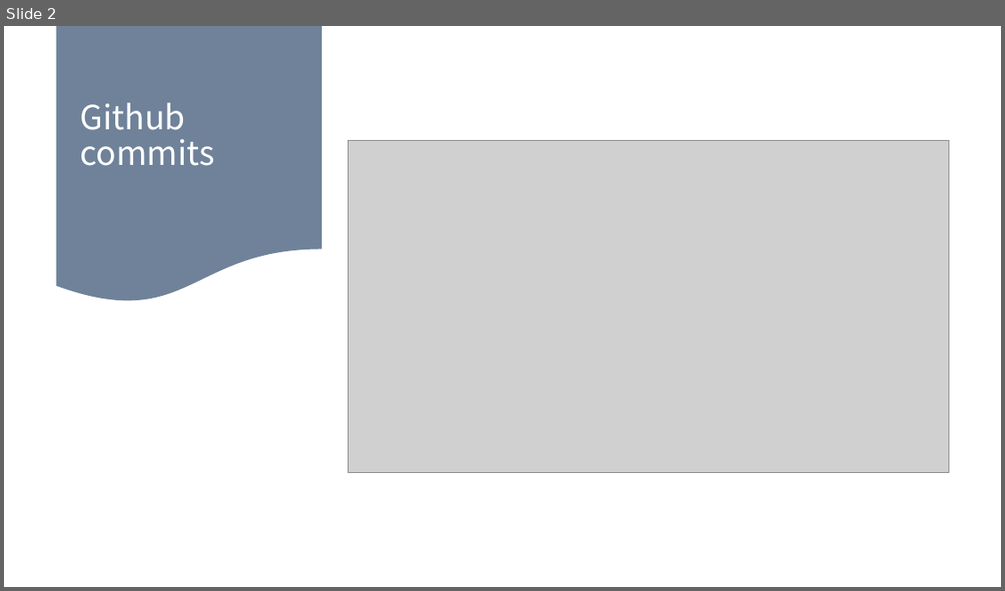
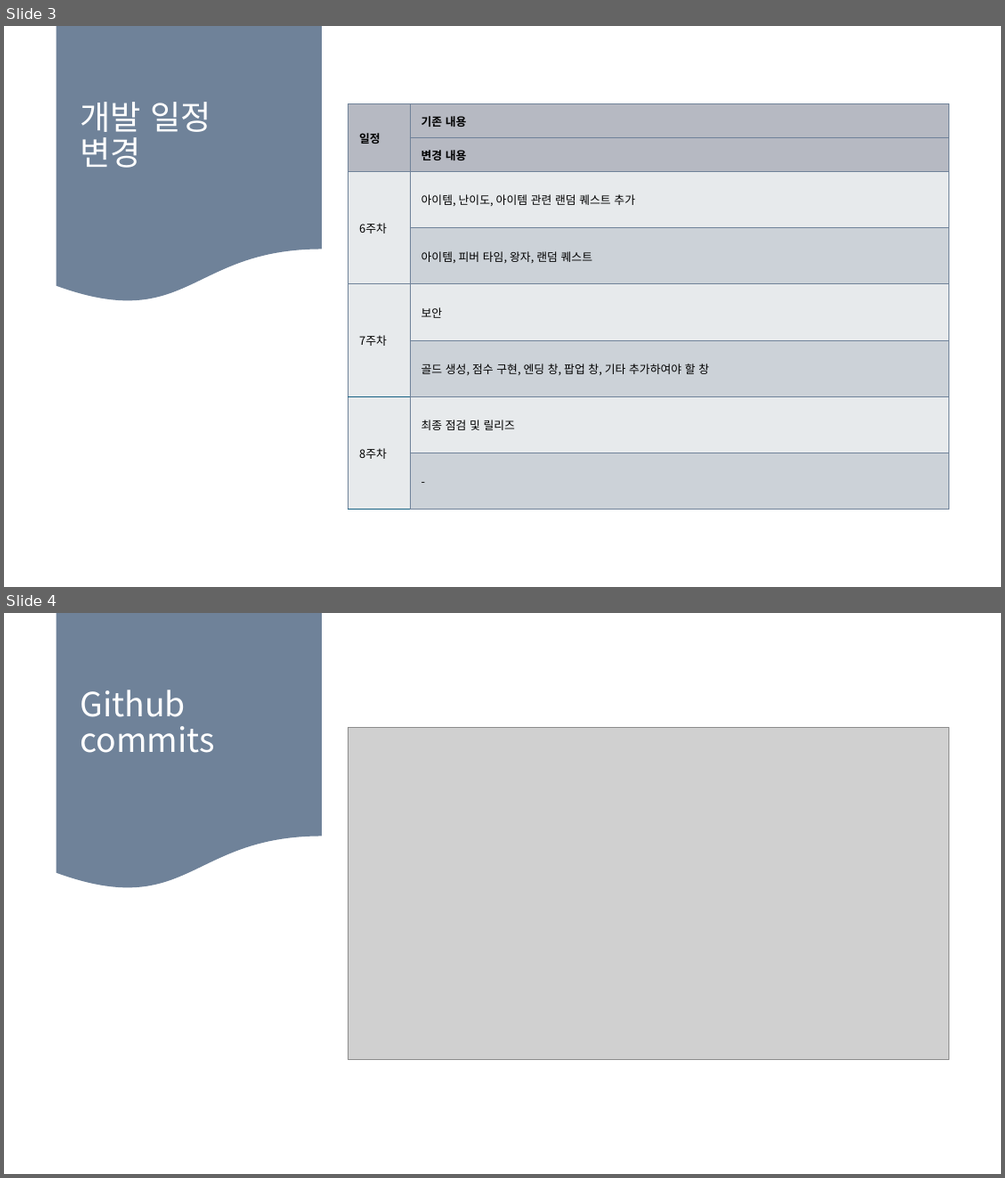
Before and after one commit to MrSeojin/2023182003_2DGP_project, a slide deck: 2DGP 2차 프로젝트 발표 PPT.pptx. Shown one above the other, each under a label of ours: slide 2 before the commit, slides 3 and 4 after it. The pictures are 1005x591 and 1005x1178 pixels, drawn with LibreOffice and Linux fonts; fonts in the diff are those of the drawing; grey boxes stand for pictures. Boxes give left, top, right and bottom in pixels: in the first picture for what was removed or moved away, otherwise in the second. Text is boxed around its words. In the diff, an @@ line names an element or a change of style, - is before the commit and + after.

```diff
--- a/2DGP 2차 프로젝트 발표 PPT.pptx
+++ b/2DGP 2차 프로젝트 발표 PPT.pptx
@@ slide 3 added at bbox=[4, 26, 1001, 587], background #FFFFFF @@
@@ flow chart document added at bbox=[57, 26, 322, 305], fill #6F8299 @@
@@ title added at bbox=[80, 102, 212, 168], 32 pt, text #FFFFFF @@
+개발 일정
+변경
@@ table added at bbox=[348, 103, 949, 509], 8 rows, 2 columns @@
+일정 | 기존 내용
+ | 변경 내용
+6주차 | 아이템, 난이도, 아이템 관련 랜덤 퀘스트 추가
+ | 아이템, 피버 타임, 왕자, 랜덤 퀘스트
+7주차 | 보안
+ | 골드 생성, 점수 구현, 엔딩 창, 팝업 창, 기타 추가하여야 할 창
+8주차 | 최종 점검 및 릴리즈
+ | -
@@ what was slide 2 is now slide 4 @@
```
Also in this commit, not shown: 2 slides changed, 3 other files.
